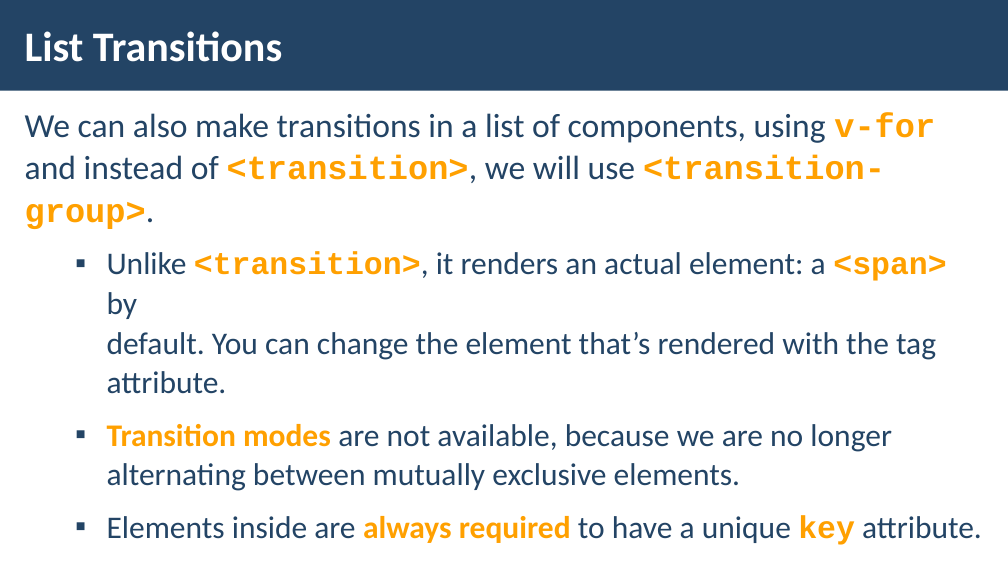
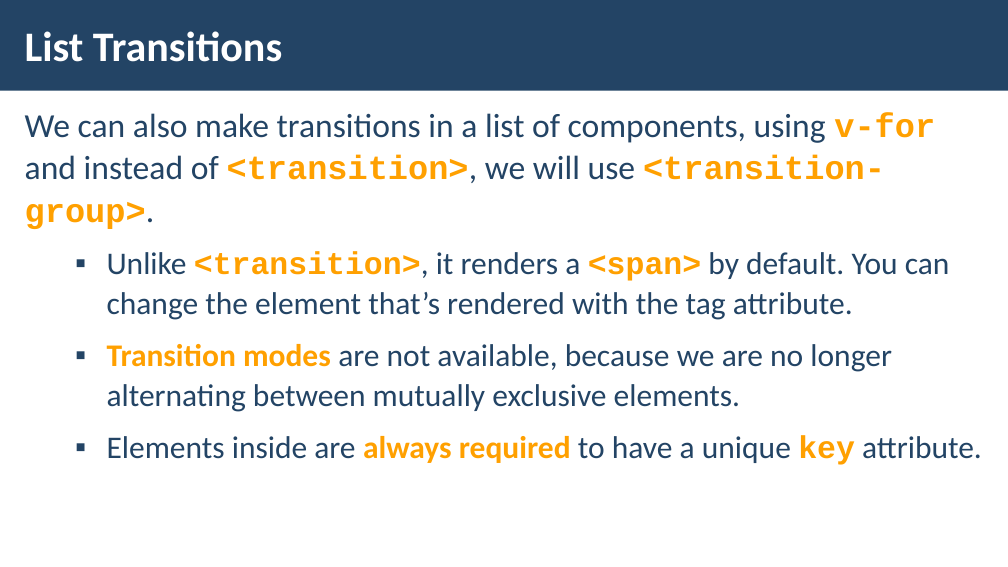
Before and after one commit to Vue-Course-Plans/Vue-Lectures, a slide deck: slide 26 of Vue-Animations/Vue-Animations.pptx. Drawn at 1008x567 pixels with LibreOffice and Linux fonts; fonts in the diff are those of the drawing; background and template pictures are left out. Boxes give left, top, right and bottom in pixels: in the first picture for what was removed or moved away, otherwise in the second. Text is boxed around its words. In the diff, an @@ line names an element or a change of style, - is before the commit and + after.

```diff
--- a/Vue-Animations/Vue-Animations.pptx
+++ b/Vue-Animations/Vue-Animations.pptx
@@ text at bbox=[107, 252, 950, 320]: text changed @@
-  ▪ Unlike <transition>, it renders an actual element: a <span> by
-    default. You can change the element that’s rendered with the tag
-    attribute.
+  ▪ Unlike <transition>, it renders a <span> by default. You can
+    change the element that’s rendered with the tag attribute.
```
Also in this commit, not shown: 4 other slides changed, 1 other file.
